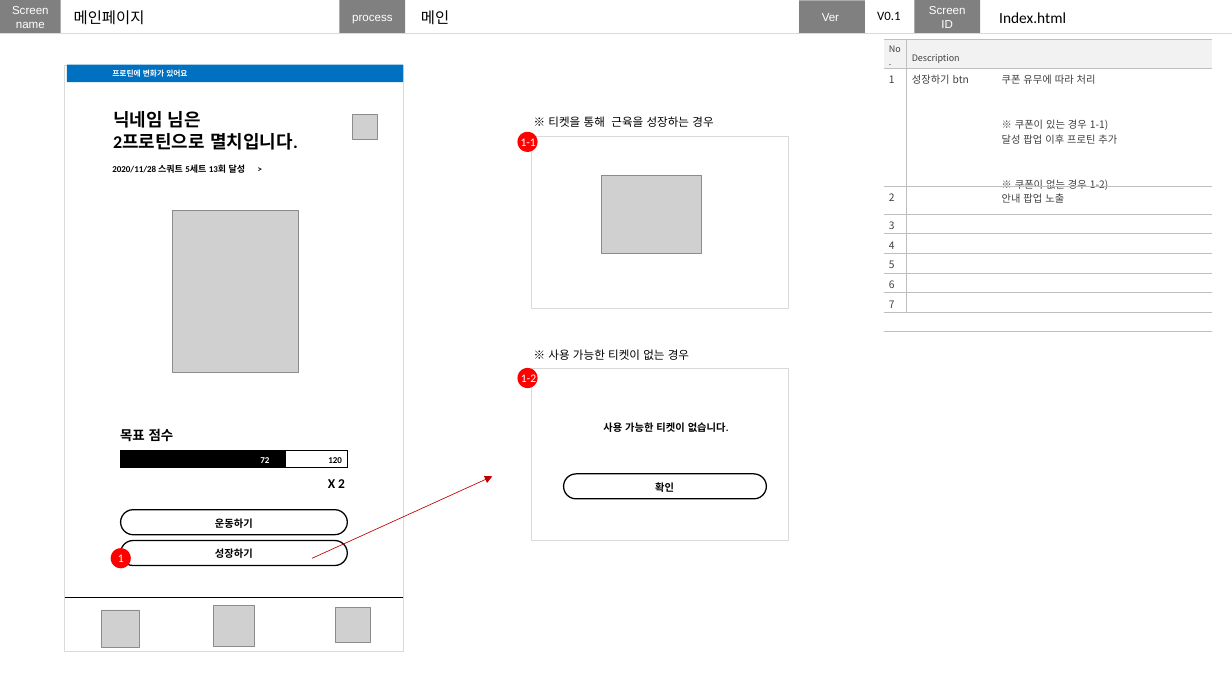
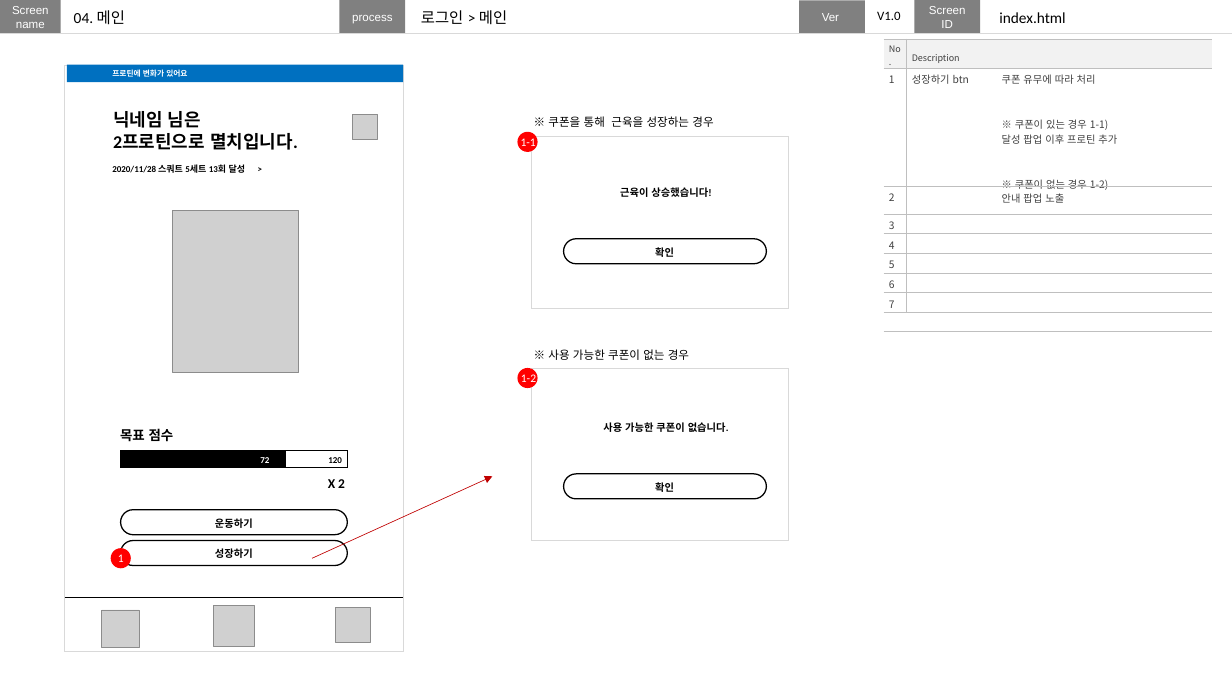
Before and after one commit to nohminkyoung/final_anchovy, a slide deck: slide 21 of plan/finalproject.pptx (slide 24 before the commit). Drawn at 1232x693 pixels with LibreOffice and Linux fonts; fonts in the diff are those of the drawing; grey boxes stand for pictures; background and template pictures are left out. Boxes give left, top, right and bottom in pixels: in the first picture for what was removed or moved away, otherwise in the second. Text is boxed around its words. In the diff, an @@ line names an element or a change of style, - is before the commit and + after.

```diff
--- a/plan/finalproject.pptx
+++ b/plan/finalproject.pptx
@@ text at [74,10,125,25]: text changed @@
-메인페이지
+04. 메인
@@ text at [421,10,507,25]: text changed @@
-메인
+로그인 > 메인
@@ text at [877,11,900,20]: text changed @@
-V0.1
+V1.0
@@ text at [999,12,1065,23]: text changed @@
-Index.html
+index.html
@@ text at [548,116,713,127]: text changed @@
-※ 티켓을 통해 근육을 성장하는 경우
+※ 쿠폰을 통해 근육을 성장하는 경우
@@ picture removed at [601,176,702,254] @@
@@ text added at [620,187,711,197], 8 pt, text #000000, bold @@
+근육이 상승했습니다!
@@ rounded rectangle added at [564,238,767,263], fill #FFFFFF, outline #000000 1 pt @@
@@ text added at [655,247,674,257], 8 pt, text #000000, bold @@
+확인
@@ text at [548,349,689,360]: text changed @@
-※ 사용 가능한 티켓이 없는 경우
+※ 사용 가능한 쿠폰이 없는 경우
@@ text at [603,422,729,432]: text changed @@
-사용 가능한 티켓이 없습니다.
+사용 가능한 쿠폰이 없습니다.
```
Also in this commit, not shown: 29 other slides changed, 7 slides added, 9 slides removed.
